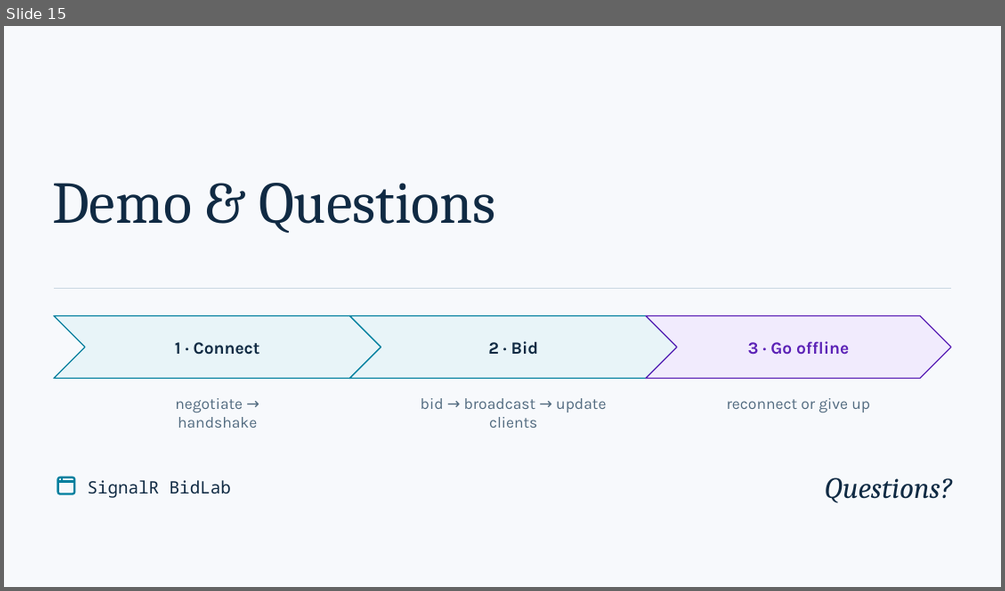
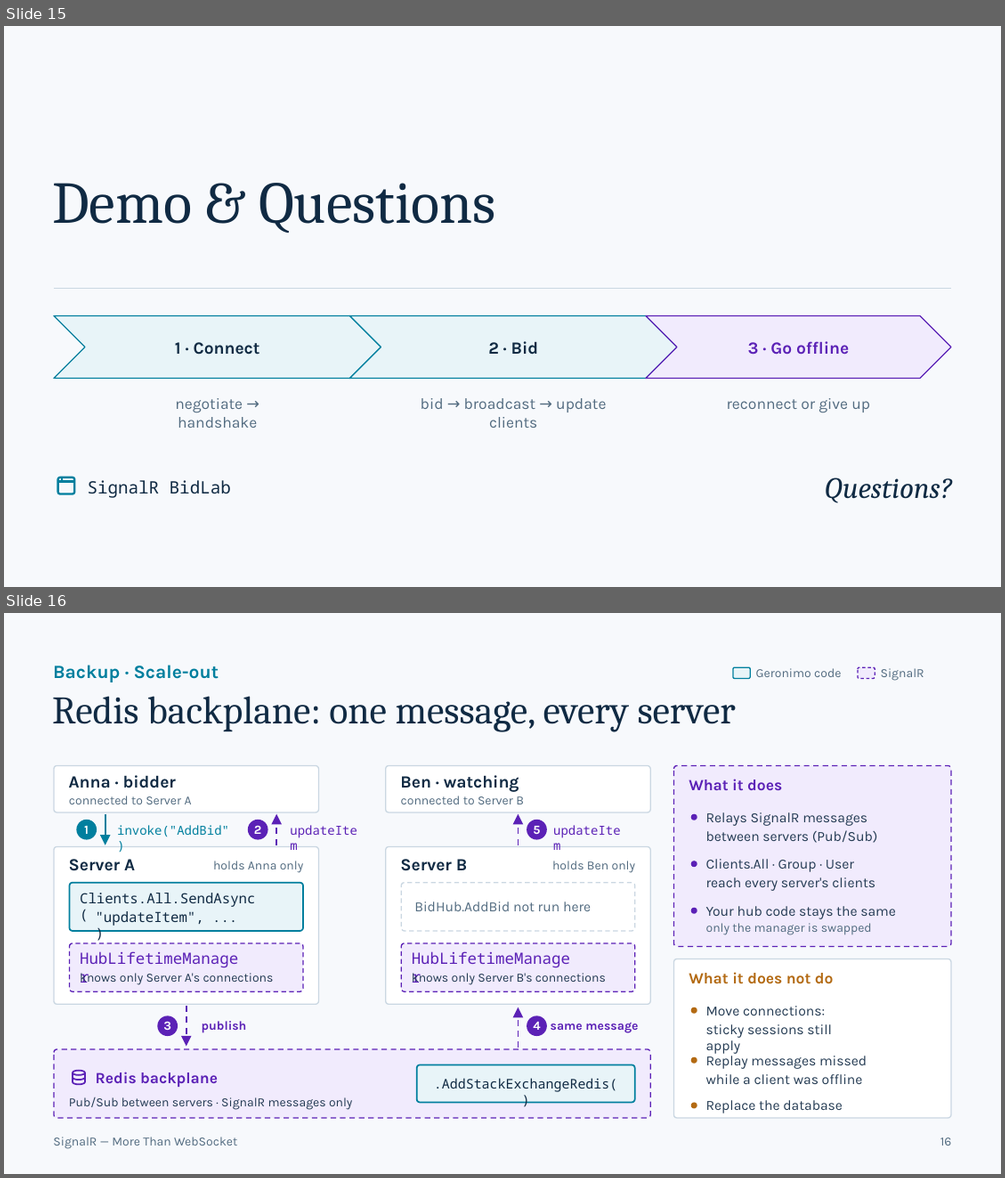
Before and after one commit to Daniiislo/TechSharing, a slide deck: SignalR/presentation/SignalR - More Than WebSocket.pptx. Shown one above the other, each under a label of ours: slide 15 before the commit, slides 15 and 16 after it. The pictures are 1005x591 and 1005x1178 pixels, drawn with LibreOffice and Linux fonts; fonts in the diff are those of the drawing. Boxes give left, top, right and bottom in pixels: in the first picture for what was removed or moved away, otherwise in the second. Text is boxed around its words. In the diff, an @@ line names an element or a change of style, - is before the commit and + after.

```diff
--- a/SignalR/presentation/SignalR - More Than WebSocket.pptx
+++ b/SignalR/presentation/SignalR - More Than WebSocket.pptx
@@ slide 16 added at <box>4,613,1001,1174</box>, background #F7F9FC @@
@@ group added at <box>52,665,924,732</box>: 4 texts, 2 rounded rectangles @@
+Backup · Scale-out
+Redis backplane: one message, every server
+Geronimo code
+SignalR
@@ group added at <box>54,765,650,811</box>: 4 texts, 2 rounded rectangles @@
+Anna · bidder
+connected to Server A
+Ben · watching
+connected to Server B
@@ group added at <box>77,814,628,925</box>: 6 texts, 3 arrows, 3 ellipses @@
+1
+invoke("AddBid")
+2
+updateItem
+5
+updateItem
@@ group added at <box>674,765,952,947</box>: 7 texts, 3 ellipses, 1 rounded rectangle @@
+What it does
+Relays SignalR messages
+between servers (Pub/Sub)
+Clients.All · Group · User
+reach every server's clients
+Your hub code stays the same
+only the manager is swapped
@@ group added at <box>54,846,319,1004</box>: 6 texts, 3 rounded rectangles @@
+Server A
+holds Anna only
+Clients.All.SendAsync(
+"updateItem", ...)
+HubLifetimeManager
+knows only Server A's connections
@@ group added at <box>386,846,650,1004</box>: 5 texts, 3 rounded rectangles @@
+Server B
+holds Ben only
+BidHub.AddBid not run here
+HubLifetimeManager
+knows only Server B's connections
@@ group added at <box>157,1005,638,1047</box>: 4 texts, 2 arrows, 2 ellipses @@
+3
+publish
+4
+same message
@@ group added at <box>54,1049,651,1118</box>: 3 freeform shapes, 3 texts, 2 rounded rectangles @@
+Redis backplane
+Pub/Sub between servers · SignalR messages only
+.AddStackExchangeRedis()
@@ group added at <box>674,958,952,1117</box>: 6 texts, 3 ellipses, 1 rounded rectangle @@
+What it does not do
+Move connections:
+sticky sessions still apply
+Replay messages missed
+while a client was offline
+Replace the database
@@ text added at <box>53,1136,237,1149</box>, 12 pt, text #526B80 @@
+SignalR — More Than WebSocket
@@ text added at <box>940,1137,952,1145</box>, 12 pt, text #526B80 @@
+16
```
Also in this commit, not shown: 19 other files.
